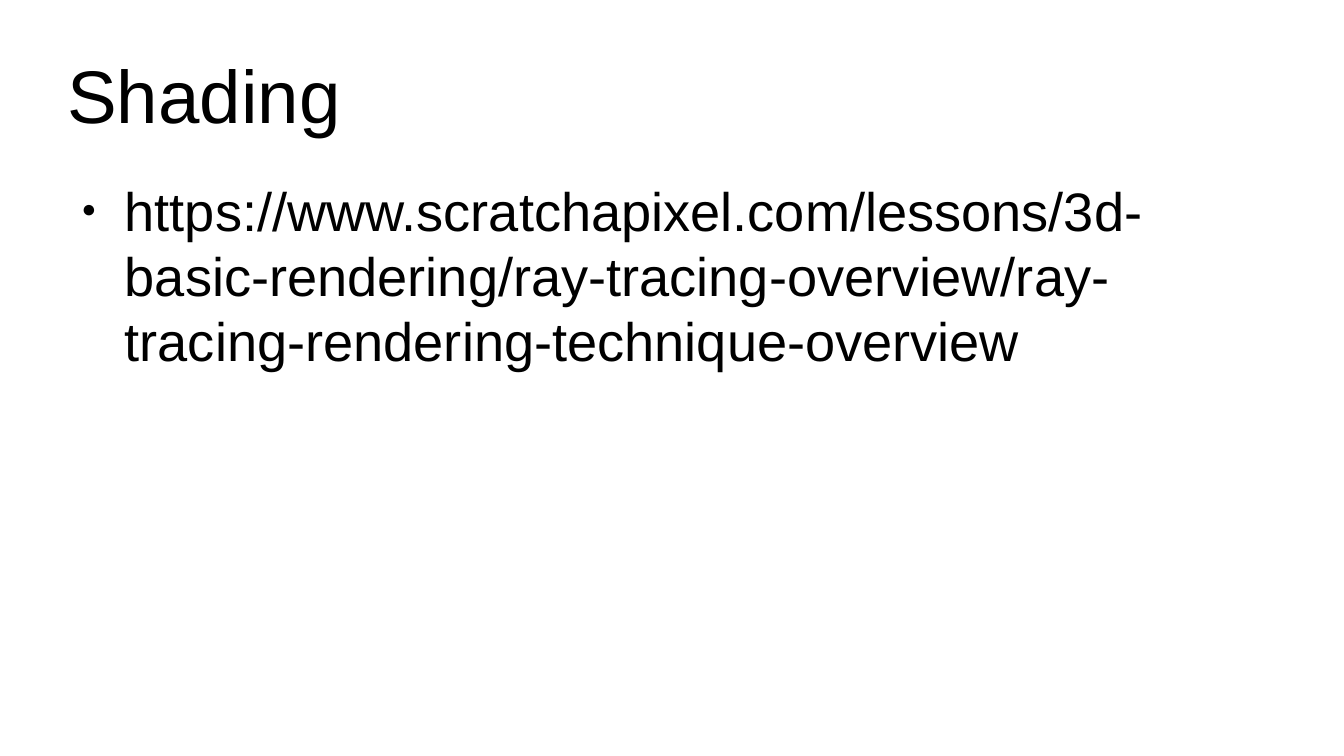
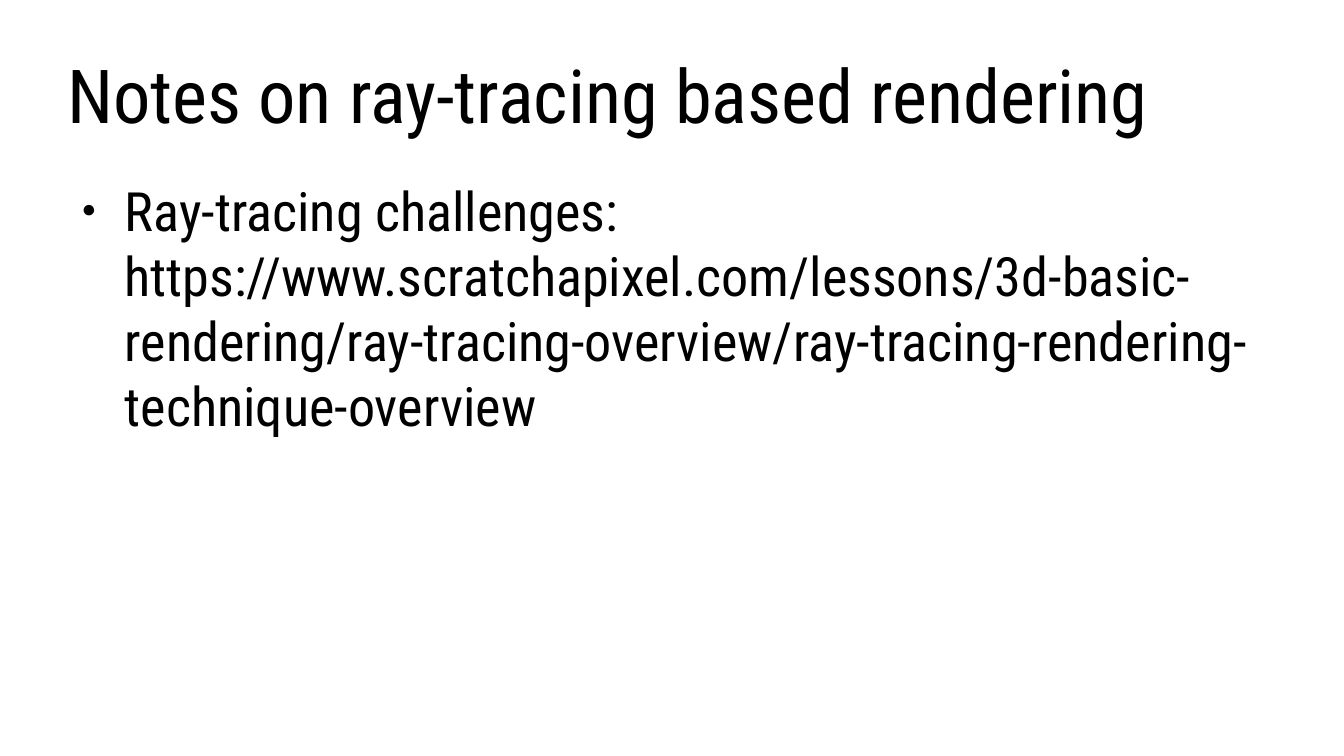
Before and after one commit to lorentzo/IntroductionToComputerGraphics, a slide deck: slide 18 of lectures/foundations_rendering/foundations_raytracing.odp (slide 15 before the commit). Drawn at 1344x756 pixels with LibreOffice and Linux fonts; fonts in the diff are those of the drawing. Boxes give left, top, right and bottom in pixels: in the first picture for what was removed or moved away, otherwise in the second. Text is boxed around its words. In the diff, an @@ line names an element or a change of style, - is before the commit and + after.

Commit message:
3d scene and rendering foundations update

```diff
--- a/lectures/foundations_rendering/foundations_raytracing.odp
+++ b/lectures/foundations_rendering/foundations_raytracing.odp
@@ title removed at (x1=67, y1=69, x2=340, y2=137) @@
-Shading
@@ title added at (x1=67, y1=67, x2=1147, y2=139), 44 pt, text #000000 @@
+Notes on ray-tracing based rendering
@@ text at (x1=125, y1=190, x2=1247, y2=437): text changed; font Arial to Roboto Condensed @@
-● https://www.scratchapixel.com/lessons/3d-basic-rendering/ray-tracing-overview/ray-tracing-rendering-technique-overview
+● Ray-tracing challenges: https://www.scratchapixel.com/lessons/3d-basic-rendering/ray-tracing-overview/ray-tracing-rendering-technique-overview
```
Also in this commit, not shown: 9 other slides changed, 3 slides added, 4 other files.
